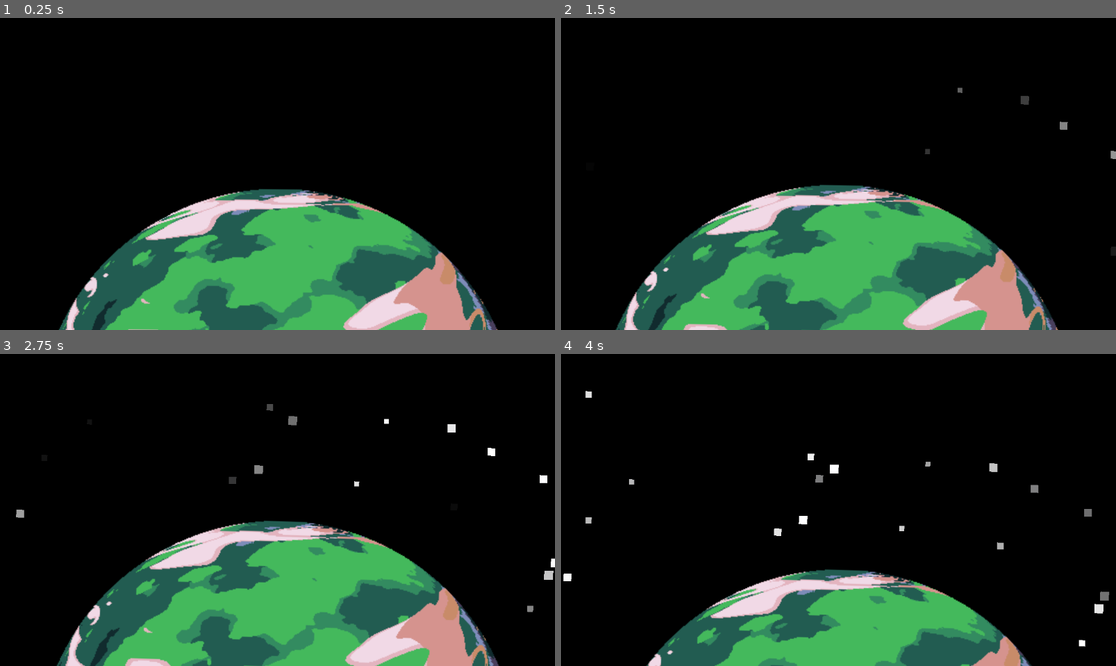
Above: before the commit, frames 1-4 (two rows, left to right).
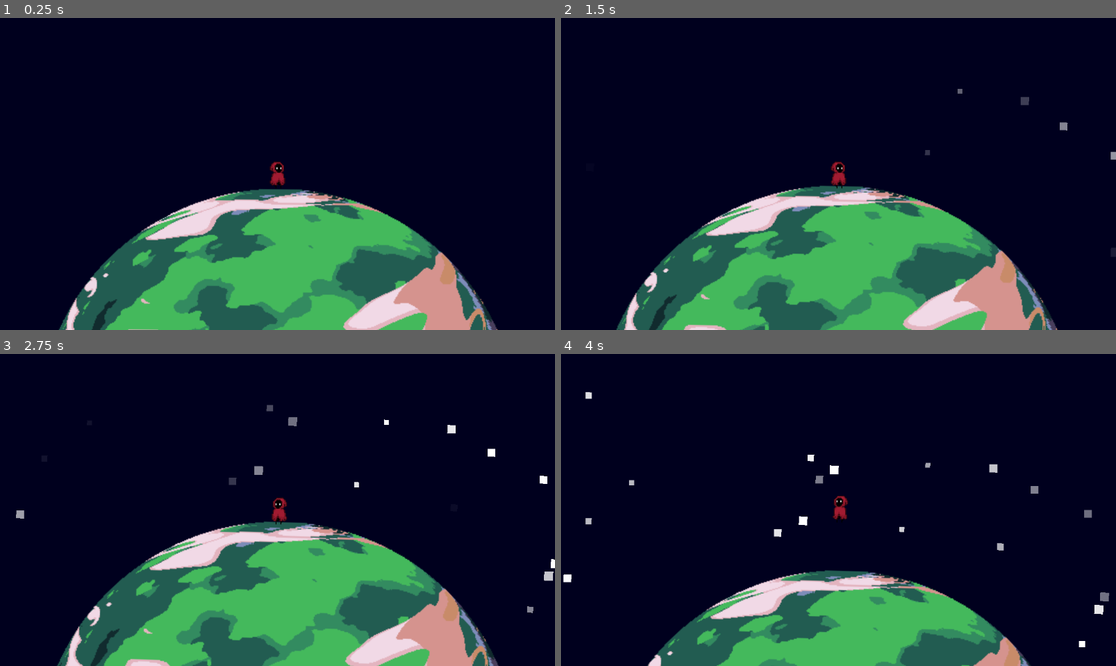
Above: after the commit, the same moments.

Repository: ppaprik/GameJam_Nitra
Game: Godot game, scene res://assets/scenes/main.tscn
Two runs of this game, one before a commit and one after it. Both use one fixed random seed, a clock stepped at 60 frames per second and the inputs below.
Inputs:
- Up to frame 1 (0.25 s): no input
- Up to frame 2 (1.5 s): tap A (move_L) at 0.6 s; tap Space (move_Jump) at 0.77 s; tap D (move_R) at 1.35 s
- Up to frame 3 (2.75 s): tap Space (move_Jump) at 1.52 s; tap A (move_L) at 2.1 s
- Up to frame 4 (4 s): tap D (move_R) at 2.85 s; tap Space (move_Jump) at 3.02, 3.77 s; tap A (move_L) at 3.6 s

The runs differ from the first frame. In frame 1, 74% of the frame differs, in the area x 0-100%, y 0-100%; in frame 2, 75%; in frame 3, 75%; in frame 4, 86%.

Commit message:
added player animation (NOT FINISHED)

Diff:
--- a/assets/components/player.tscn
+++ b/assets/components/player.tscn
@@ -1,17 +1,234 @@
-[gd_scene load_steps=5 format=3 uid="uid://b55bx5q0ersb8"]
+[gd_scene load_steps=34 format=3 uid="uid://b55bx5q0ersb8"]
 
 [ext_resource type="Script" path="res://assets/scripts/player.gd" id="1_0tkcj"]
+[ext_resource type="Texture2D" uid="uid://bgev2yp5rtf7b" path="res://assets/graphics/Sprites/Player/Player sprite.png" id="2_3c28g"]
+
+[sub_resource type="AtlasTexture" id="AtlasTexture_xnvew"]
+atlas = ExtResource("2_3c28g")
+region = Rect2(0, 0, 32, 32)
+
+[sub_resource type="AtlasTexture" id="AtlasTexture_asvmc"]
+atlas = ExtResource("2_3c28g")
+region = Rect2(32, 0, 32, 32)
+
+[sub_resource type="AtlasTexture" id="AtlasTexture_wt8sx"]
+atlas = ExtResource("2_3c28g")
+region = Rect2(0, 160, 32, 32)
+
+[sub_resource type="AtlasTexture" id="AtlasTexture_n2pvt"]
+atlas = ExtResource("2_3c28g")
+region = Rect2(32, 160, 32, 32)
+
+[sub_resource type="AtlasTexture" id="AtlasTexture_oejye"]
+atlas = ExtResource("2_3c28g")
+region = Rect2(64, 160, 32, 32)
+
+[sub_resource type="AtlasTexture" id="AtlasTexture_dgwuj"]
+atlas = ExtResource("2_3c28g")
+region = Rect2(96, 160, 32, 32)
+
+[sub_resource type="AtlasTexture" id="AtlasTexture_5rkrh"]
+atlas = ExtResource("2_3c28g")
+region = Rect2(128, 160, 32, 32)
+
+[sub_resource type="AtlasTexture" id="AtlasTexture_4xpeb"]
+atlas = ExtResource("2_3c28g")
+region = Rect2(160, 160, 32, 32)
+
+[sub_resource type="AtlasTexture" id="AtlasTexture_whkol"]
+atlas = ExtResource("2_3c28g")
+region = Rect2(192, 160, 32, 32)
+
+[sub_resource type="AtlasTexture" id="AtlasTexture_0d31l"]
+atlas = ExtResource("2_3c28g")
+region = Rect2(224, 160, 32, 32)
+
+[sub_resource type="AtlasTexture" id="AtlasTexture_0d2l8"]
+atlas = ExtResource("2_3c28g")
+region = Rect2(0, 128, 32, 32)
+
+[sub_resource type="AtlasTexture" id="AtlasTexture_160jl"]
+atlas = ExtResource("2_3c28g")
+region = Rect2(32, 128, 32, 32)
+
+[sub_resource type="AtlasTexture" id="AtlasTexture_pa5iv"]
+atlas = ExtResource("2_3c28g")
+region = Rect2(64, 128, 32, 32)
+
+[sub_resource type="AtlasTexture" id="AtlasTexture_fe5j0"]
+atlas = ExtResource("2_3c28g")
+region = Rect2(96, 128, 32, 32)
+
+[sub_resource type="AtlasTexture" id="AtlasTexture_tulio"]
+atlas = ExtResource("2_3c28g")
+region = Rect2(128, 128, 32, 32)
+
+[sub_resource type="AtlasTexture" id="AtlasTexture_csdw3"]
+atlas = ExtResource("2_3c28g")
+region = Rect2(160, 128, 32, 32)
+
+[sub_resource type="AtlasTexture" id="AtlasTexture_7vy0g"]
+atlas = ExtResource("2_3c28g")
+region = Rect2(0, 96, 32, 32)
+
+[sub_resource type="AtlasTexture" id="AtlasTexture_76kpw"]
+atlas = ExtResource("2_3c28g")
+region = Rect2(32, 96, 32, 32)
+
+[sub_resource type="AtlasTexture" id="AtlasTexture_pjuxm"]
+atlas = ExtResource("2_3c28g")
+region = Rect2(64, 96, 32, 32)
+
+[sub_resource type="AtlasTexture" id="AtlasTexture_rig34"]
+atlas = ExtResource("2_3c28g")
+region = Rect2(96, 96, 32, 32)
+
+[sub_resource type="AtlasTexture" id="AtlasTexture_njck1"]
+atlas = ExtResource("2_3c28g")
+region = Rect2(128, 96, 32, 32)
+
+[sub_resource type="AtlasTexture" id="AtlasTexture_yn7ti"]
+atlas = ExtResource("2_3c28g")
+region = Rect2(160, 96, 32, 32)
+
+[sub_resource type="AtlasTexture" id="AtlasTexture_jj0ju"]
+atlas = ExtResource("2_3c28g")
+region = Rect2(192, 96, 32, 32)
+
+[sub_resource type="AtlasTexture" id="AtlasTexture_ocytm"]
+atlas = ExtResource("2_3c28g")
+region = Rect2(224, 96, 32, 32)
+
+[sub_resource type="AtlasTexture" id="AtlasTexture_i37l5"]
+atlas = ExtResource("2_3c28g")
+region = Rect2(0, 64, 32, 32)
+
+[sub_resource type="AtlasTexture" id="AtlasTexture_sbqx7"]
+atlas = ExtResource("2_3c28g")
+region = Rect2(32, 64, 32, 32)
+
+[sub_resource type="AtlasTexture" id="AtlasTexture_scoxe"]
+atlas = ExtResource("2_3c28g")
+region = Rect2(64, 64, 32, 32)
+
+[sub_resource type="AtlasTexture" id="AtlasTexture_4byg0"]
+atlas = ExtResource("2_3c28g")
+region = Rect2(96, 64, 32, 32)
 
 [sub_resource type="SpriteFrames" id="SpriteFrames_ydbbf"]
 animations = [{
-"frames": [],
+"frames": [{
+"duration": 1.0,
+"texture": SubResource("AtlasTexture_xnvew")
+}, {
+"duration": 1.0,
+"texture": SubResource("AtlasTexture_asvmc")
+}],
 "loop": true,
 "name": &"idle",
-"speed": 5.0
+"speed": 3.0
+}, {
+"frames": [{
+"duration": 1.0,
+"texture": SubResource("AtlasTexture_wt8sx")
+}, {
+"duration": 1.0,
+"texture": SubResource("AtlasTexture_n2pvt")
+}, {
+"duration": 1.0,
+"texture": SubResource("AtlasTexture_oejye")
+}, {
+"duration": 1.0,
+"texture": SubResource("AtlasTexture_dgwuj")
+}, {
+"duration": 1.0,
+"texture": SubResource("AtlasTexture_5rkrh")
+}, {
+"duration": 1.0,
+"texture": SubResource("AtlasTexture_4xpeb")
+}, {
+"duration": 1.0,
+"texture": SubResource("AtlasTexture_whkol")
+}, {
+"duration": 1.0,
+"texture": SubResource("AtlasTexture_0d31l")
+}],
+"loop": false,
+"name": &"jump",
+"speed": 10.0
+}, {
+"frames": [{
+"duration": 1.0,
+"texture": SubResource("AtlasTexture_0d2l8")
+}, {
+"duration": 1.0,
+"texture": SubResource("AtlasTexture_160jl")
+}, {
+"duration": 1.0,
+"texture": SubResource("AtlasTexture_pa5iv")
+}, {
+"duration": 1.0,
+"texture": SubResource("AtlasTexture_fe5j0")
+}, {
+"duration": 1.0,
+"texture": SubResource("AtlasTexture_tulio")
+}, {
+"duration": 1.0,
+"texture": SubResource("AtlasTexture_csdw3")
+}],
+"loop": false,
+"name": &"on_fall",
+"speed": 12.0
+}, {
+"frames": [{
+"duration": 1.0,
+"texture": SubResource("AtlasTexture_7vy0g")
+}, {
+"duration": 1.0,
+"texture": SubResource("AtlasTexture_76kpw")
+}, {
+"duration": 1.0,
+"texture": SubResource("AtlasTexture_pjuxm")
+}, {
+"duration": 1.0,
+"texture": SubResource("AtlasTexture_rig34")
+}, {
+"duration": 1.0,
+"texture": SubResource("AtlasTexture_njck1")
+}, {
+"duration": 1.0,
+"texture": SubResource("AtlasTexture_yn7ti")
+}, {
+"duration": 1.0,
+"texture": SubResource("AtlasTexture_jj0ju")
+}, {
+"duration": 1.0,
+"texture": SubResource("AtlasTexture_ocytm")
+}],
+"loop": true,
+"name": &"run",
+"speed": 10.0
+}, {
+"frames": [{
+"duration": 1.0,
+"texture": SubResource("AtlasTexture_i37l5")
+}, {
+"duration": 1.0,
+"texture": SubResource("AtlasTexture_sbqx7")
+}, {
+"duration": 1.0,
+"texture": SubResource("AtlasTexture_scoxe")
+}, {
+"duration": 1.0,
+"texture": SubResource("AtlasTexture_4byg0")
+}],
+"loop": true,
+"name": &"walk",
+"speed": 4.0
 }]
 
 [sub_resource type="RectangleShape2D" id="RectangleShape2D_qplst"]
-size = Vector2(1.92561, 4.64546)
+size = Vector2(2.40701, 5.62344)
 
 [sub_resource type="CircleShape2D" id="CircleShape2D_e1a6p"]
 
@@ -25,11 +242,13 @@
 script = ExtResource("1_0tkcj")
 
 [node name="Graphics" type="AnimatedSprite2D" parent="."]
+texture_filter = 1
+position = Vector2(1, -1)
 sprite_frames = SubResource("SpriteFrames_ydbbf")
-animation = &"idle"
+animation = &"on_fall"
+autoplay = "idle"
 
 [node name="Collision" type="CollisionShape2D" parent="."]
-position = Vector2(0, 0.5)
 scale = Vector2(4.15453, 4.09002)
 shape = SubResource("RectangleShape2D_qplst")
 
@@ -48,12 +267,9 @@
 shape = SubResource("CircleShape2D_e1a6p")
 
 [node name="Grounded" type="RayCast2D" parent="."]
-target_position = Vector2(0, 11)
+target_position = Vector2(0, 14)
 collision_mask = 2
 
-[node name="JumpTimer" type="Timer" parent="."]
-wait_time = 0.5
-one_shot = true
-
+[connection signal="animation_finished" from="Graphics" to="." method="_on_graphics_animation_finished"]
 [connection signal="area_entered" from="PlanetDetect" to="." method="_on_planet_detect_area_entered"]
 [connection signal="area_exited" from="PlanetDetect" to="." method="_on_planet_detect_area_exited"]
--- a/assets/scripts/player.gd
+++ b/assets/scripts/player.gd
@@ -1,13 +1,14 @@
 extends CharacterBody2D
 
 
-const SPEED = 5000.0
-const GRAVITY = 1000.0
-const JUMP_VELOCITY = 20000.0
+@export var SPEED = 5000.0
+@export var GRAVITY = 1000.0
+@export var JUMP_VELOCITY = 20000.0
 
 var current_planet: StaticBody2D = null
 var velocity_jump: Vector2 = Vector2.ZERO
 var velocity_gravity: Vector2 = Vector2.ZERO
+var jumped = false
 
 
 func _physics_process(delta: float) -> void:
@@ -24,6 +25,12 @@
 		if $Grounded.is_colliding():
 			velocity_jump = Vector2.ZERO
 			velocity_gravity = Vector2.ZERO
+			if not $Graphics.is_playing():
+				$Graphics.play()
+
+			if jumped and $Graphics.animation != "on_fall":
+				$Graphics.animation = "on_fall"
+
 			# JUMP
 			if Input.is_action_just_pressed("move_Jump") and velocity_jump == Vector2.ZERO:
 				velocity_jump = velocity_to_planet * JUMP_VELOCITY
@@ -35,8 +42,18 @@
 		var direction := Input.get_axis("move_L", "move_R")
 		if direction:
 			velocity_move += (velocity_up) * direction * SPEED
-
 			$Graphics.flip_h = direction == -1
+			if velocity_jump != Vector2.ZERO:
+				$Graphics.animation = "jump"
+				jumped = true
+			else:
+				$Graphics.animation = "run"
+		else:
+			if velocity_jump != Vector2.ZERO:
+				$Graphics.animation = "jump"
+				jumped = true
+			elif $Graphics.animation != "on_fall":
+				$Graphics.animation = "idle"
 
 		velocity = (velocity_gravity + velocity_jump + velocity_move) * delta
 	move_and_slide()
@@ -46,3 +63,9 @@
 
 func _on_planet_detect_area_exited(area: Area2D) -> void:
 	current_planet = null
+
+
+func _on_graphics_animation_finished() -> void:
+	if $Graphics.animation == "on_fall":
+		jumped = false
+		$Graphics.animation = "idle"
--- a/project.godot
+++ b/project.godot
@@ -38,4 +38,4 @@
 
 renderer/rendering_method="gl_compatibility"
 renderer/rendering_method.mobile="gl_compatibility"
-environment/defaults/default_clear_color=Color(0, 0, 0, 1)
+environment/defaults/default_clear_color=Color(0, 0, 0.117647, 1)
Not shown, changed: assets/graphics/Sprites/Health Bar/BG.png.import
Not shown, changed: assets/graphics/Sprites/Health Bar/FRAME.png.import
Not shown, changed: assets/graphics/Sprites/Health Bar/Health bar sprite.png.import
Not shown, changed: assets/graphics/Sprites/Health Bar/PROGRESS.png.import
Not shown, changed: assets/graphics/Sprites/Player/Player sprite.png.import
Not shown, changed: assets/graphics/planets/Starter Planet Alternative.png.import
Not shown, added: assets/graphics/planets/Starter Planet.png.import
Not shown, changed: assets/graphics/sprites/enemies/Porcupine Sprite.png.import
Not shown, changed: assets/graphics/sprites/stars/Stars sprite.png.import
